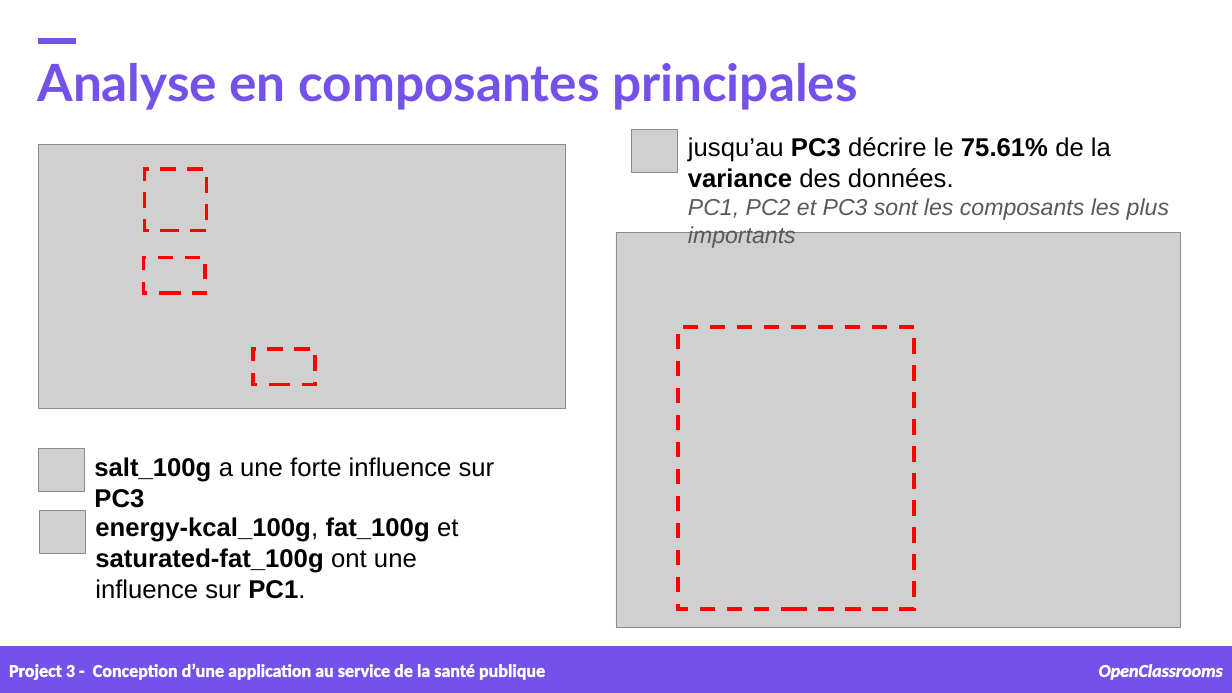
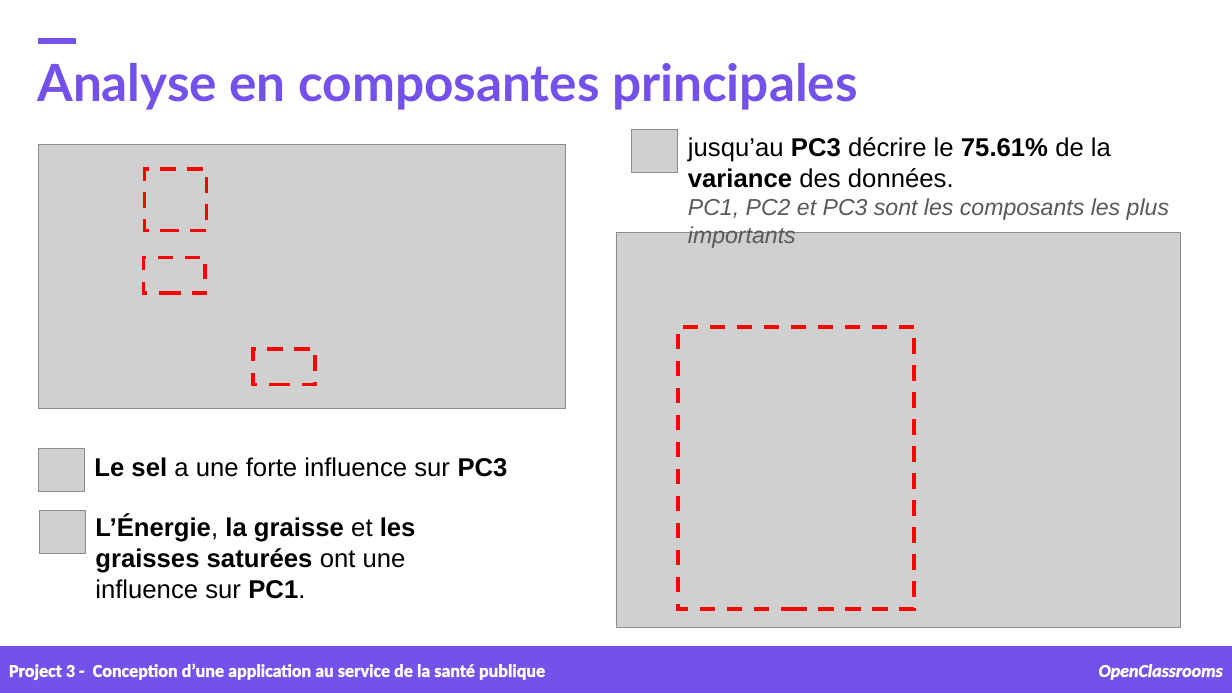
Before and after one commit to samirhinojosa/OC-P3-design-application-public-health, a slide deck: slide 30 of supports/P3_02_presentation v1.pptx (slide 31 before the commit). Drawn at 1232x693 pixels with LibreOffice and Linux fonts; fonts in the diff are those of the drawing; grey boxes stand for pictures; background and template pictures are left out. Boxes give left, top, right and bottom in pixels: in the first picture for what was removed or moved away, otherwise in the second. Text is boxed around its words. In the diff, an @@ line names an element or a change of style, - is before the commit and + after.

```diff
--- a/supports/P3_02_presentation v1.pptx
+++ b/supports/P3_02_presentation v1.pptx
@@ text at (x1=94, y1=457, x2=508, y2=477): text changed @@
-salt_100g a une forte influence sur PC3
+Le sel a une forte influence sur PC3
@@ text at (x1=95, y1=515, x2=416, y2=599): text changed @@
-energy-kcal_100g, fat_100g et
-saturated-fat_100g ont une influence sur PC1.
+L’Énergie, la graisse et les graisses saturées ont une influence sur PC1.
```
Also in this commit, not shown: 10 other slides changed, 1 slide removed, 1 other file.
